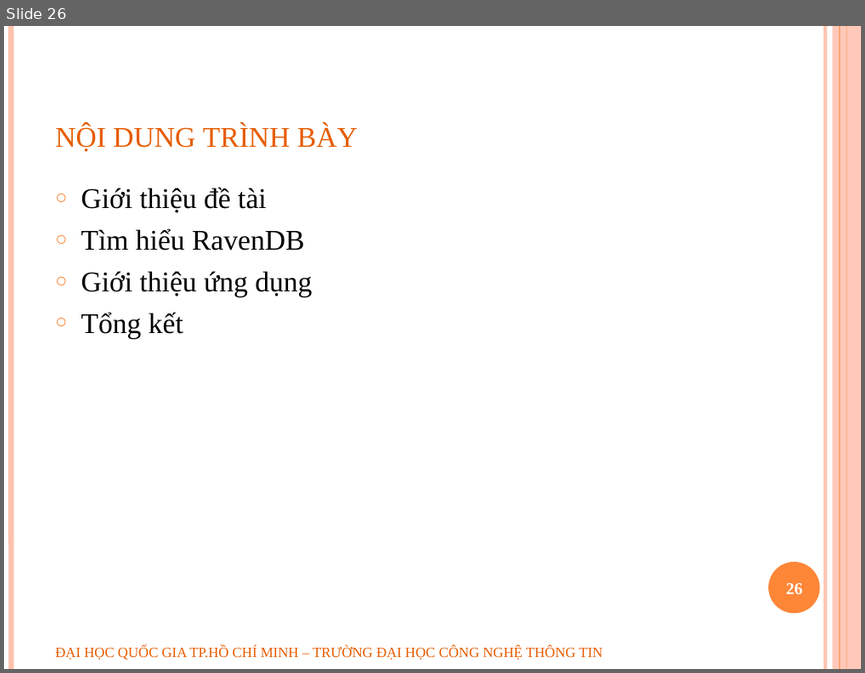
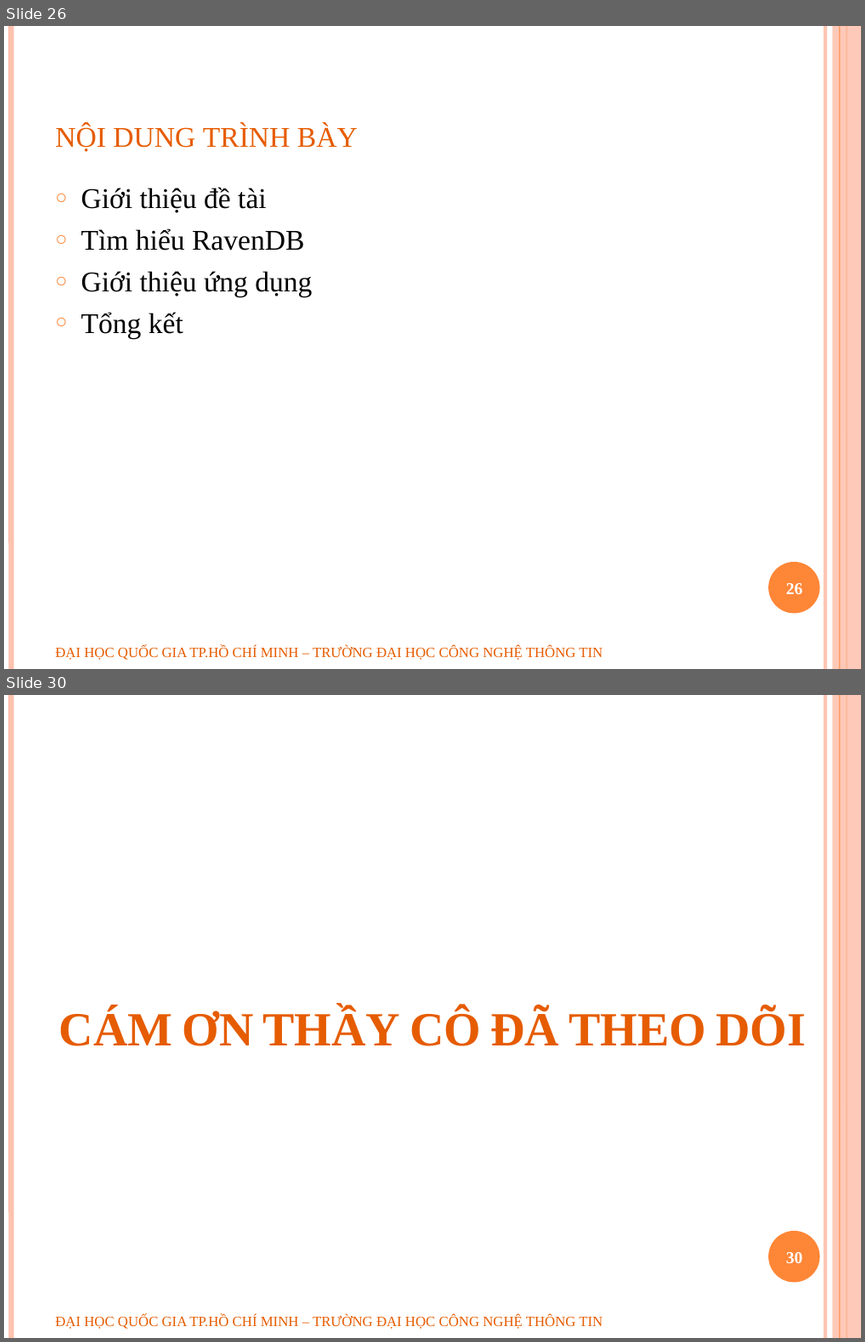
Before and after one commit to geovip/nosqlravendbuit, a slide deck: Document/slide bao cao.pptx. Shown one above the other, each under a label of ours: slide 26 before the commit, slides 26 and 30 after it; the slides between them are not shown. The pictures are 865x673 and 865x1342 pixels, drawn with LibreOffice and Linux fonts; fonts in the diff are those of the drawing; background and template pictures are left out. Boxes give left, top, right and bottom in pixels: in the first picture for what was removed or moved away, otherwise in the second. Text is boxed around its words. In the diff, an @@ line names an element or a change of style, - is before the commit and + after.

```diff
--- a/Document/slide bao cao.pptx
+++ b/Document/slide bao cao.pptx
@@ slide 30 added at (x1=4, y1=695, x2=861, y2=1338), background #FFFFFF; not listed: 6 template elements that a slide beside it also shows @@
@@ title added at (x1=59, y1=1008, x2=806, y2=1046), 40 pt, text #E65C01, bold, small capitals @@
+CÁM ƠN THẦY CÔ ĐÃ THEO DÕI
@@ page number added at (x1=786, y1=1252, x2=803, y2=1263), 14 pt, text #FFFFFF, bold @@
+30
@@ text added at (x1=55, y1=1315, x2=602, y2=1328), 12 pt, text #E65C01 @@
+ĐẠI HỌC QUỐC GIA TP.HỒ CHÍ MINH – TRƯỜNG ĐẠI HỌC CÔNG NGHỆ THÔNG TIN
```
Also in this commit, not shown: 5 slides changed, 1 other file.
